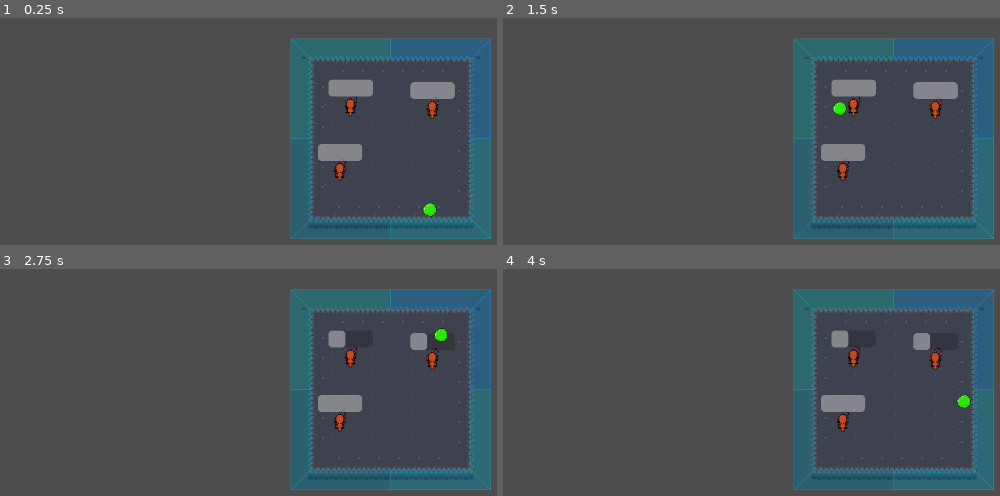
Above: before the commit, frames 1-4 (two rows, left to right).
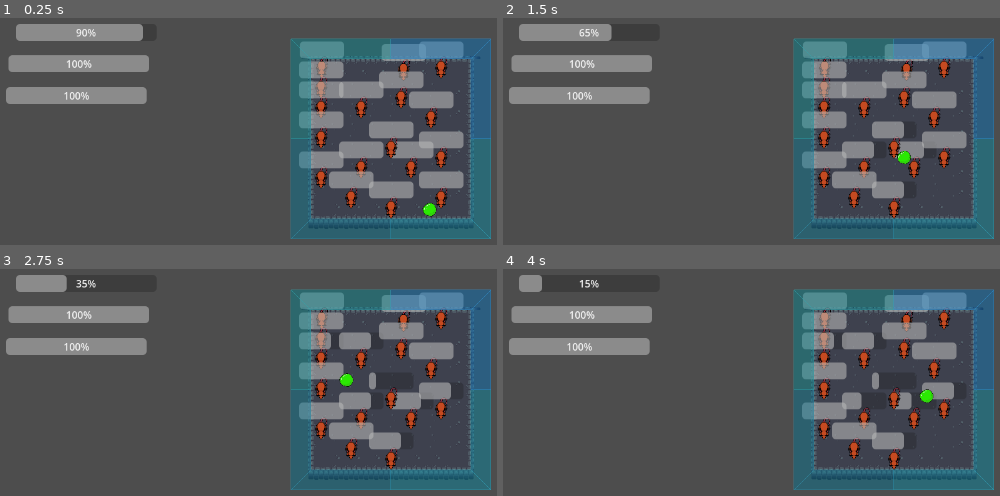
Above: after the commit, the same moments.

Repository: Gibber-codes/slime-dungeon-main
Game: Godot game, scene res://scenes/core/Main.tscn
Same seed, same stepped clock (60 frames per second), same inputs: the game is played once before the commit and once after it.
Inputs:
- Up to frame 1 (0.25 s): no input
- Up to frame 2 (1.5 s): no input
- Up to frame 3 (2.75 s): no input
- Up to frame 4 (4 s): no input

The runs differ from the first frame. In frame 1, 18% of the frame differs, in the area x 1-94%, y 2-89%; in frame 2, 16%; in frame 3, 15%; in frame 4, 15%.

Commit message:
Replace slime_health UI with SlimeUI and update scenes
Added SlimeUI.gd and removed slime_health.gd, updating all relevant scene files to use the new UI script. Also added the Godot Git Plugin v3.1.1 to the addons directory.

Diff:
--- a/scenes/core/Main.tscn
+++ b/scenes/core/Main.tscn
@@ -1,6 +1,7 @@
-[gd_scene load_steps=3 format=3 uid="uid://dq6a0wjko45ta"]
+[gd_scene load_steps=4 format=3 uid="uid://dq6a0wjko45ta"]
 
 [ext_resource type="PackedScene" uid="uid://dxld6p7bttxv8" path="res://scenes/rooms/Room.tscn" id="2_room"]
+[ext_resource type="PackedScene" uid="uid://d2a3b4c5e6f7g" path="res://scenes/ui/UI.tscn" id="3_fun78"]
 [ext_resource type="PackedScene" uid="uid://dfl28fd40ljiv" path="res://scenes/entities/Slime.tscn" id="3_hud"]
 
 [node name="Main" type="Node"]
@@ -10,31 +11,10 @@
 [node name="GameManager" type="Node" parent="."]
 
 [node name="Slime" parent="." instance=ExtResource("3_hud")]
-position = Vector2(0, 64)
+position = Vector2(-3, 85)
 
 [node name="Room" parent="." instance=ExtResource("2_room")]
 
 [node name="Camera2D" type="Camera2D" parent="."]
 
-[node name="UI" type="CanvasLayer" parent="."]
-offset = Vector2(0, -0.06)
-rotation = -0.08726646
-transform = Transform2D(0.9961947, -0.08715574, 0.08715574, 0.9961947, 0, -0.06)
-
-[node name="SlimeHealth" type="ProgressBar" parent="UI"]
-offset_left = 173.0
-offset_top = -146.0
-offset_right = 398.0
-offset_bottom = -119.0
-
-[node name="SpeedBar" type="ProgressBar" parent="UI"]
-offset_left = 173.0
-offset_top = -115.0
-offset_right = 398.0
-offset_bottom = -88.0
-
-[node name="momentiumBar" type="ProgressBar" parent="UI"]
-offset_left = 173.0
-offset_top = -84.0
-offset_right = 398.0
-offset_bottom = -57.0
+[node name="UI" parent="." instance=ExtResource("3_fun78")]
--- a/scenes/entities/Slime.tscn
+++ b/scenes/entities/Slime.tscn
@@ -13,8 +13,6 @@
 floor_stop_on_slope = false
 floor_max_angle = 0.0
 script = ExtResource("1_q3i8h")
-bounciness = 0.1
-momentum_damage_multiplier = 0.08
 max_health = 200.0
 
 [node name="Sprite2D" type="Sprite2D" parent="."]
--- a/scenes/rooms/Room.tscn
+++ b/scenes/rooms/Room.tscn
@@ -70,13 +70,55 @@
 position = Vector2(-96, -96)
 
 [node name="Defender" parent="Defenders" instance=ExtResource("6_3n8xs")]
-position = Vector2(31, 45)
+position = Vector2(-15, -16)
 
 [node name="Defender2" parent="Defenders" instance=ExtResource("6_3n8xs")]
-position = Vector2(162, 49)
+position = Vector2(116, -12)
 
 [node name="Defender3" parent="Defenders" instance=ExtResource("6_3n8xs")]
-position = Vector2(14, 148)
+position = Vector2(-16, 16)
+
+[node name="Defender4" parent="Defenders" instance=ExtResource("6_3n8xs")]
+position = Vector2(-16, 48)
+
+[node name="Defender5" parent="Defenders" instance=ExtResource("6_3n8xs")]
+position = Vector2(48, 144)
+
+[node name="Defender6" parent="Defenders" instance=ExtResource("6_3n8xs")]
+position = Vector2(128, 144)
+
+[node name="Defender7" parent="Defenders" instance=ExtResource("6_3n8xs")]
+position = Vector2(160, 64)
+
+[node name="Defender8" parent="Defenders" instance=ExtResource("6_3n8xs")]
+position = Vector2(48, 48)
+
+[node name="Defender9" parent="Defenders" instance=ExtResource("6_3n8xs")]
+position = Vector2(-16, 160)
+
+[node name="Defender10" parent="Defenders" instance=ExtResource("6_3n8xs")]
+position = Vector2(-16, 96)
+
+[node name="Defender11" parent="Defenders" instance=ExtResource("6_3n8xs")]
+position = Vector2(32, 192)
+
+[node name="Defender12" parent="Defenders" instance=ExtResource("6_3n8xs")]
+position = Vector2(96, 208)
+
+[node name="Defender13" parent="Defenders" instance=ExtResource("6_3n8xs")]
+position = Vector2(96, 112)
+
+[node name="Defender14" parent="Defenders" instance=ExtResource("6_3n8xs")]
+position = Vector2(112, 32)
+
+[node name="Defender15" parent="Defenders" instance=ExtResource("6_3n8xs")]
+position = Vector2(176, -16)
+
+[node name="Defender16" parent="Defenders" instance=ExtResource("6_3n8xs")]
+position = Vector2(176, 128)
+
+[node name="Defender17" parent="Defenders" instance=ExtResource("6_3n8xs")]
+position = Vector2(176, 192)
 
 [node name="Obstacles" type="Node2D" parent="."]
 position = Vector2(-96, -96)
--- a/scenes/ui/UI.tscn
+++ b/scenes/ui/UI.tscn
@@ -1,3 +1,24 @@
-[gd_scene load_steps=0 format=3 uid="uid://d2a3b4c5e6f7g"]
+[gd_scene load_steps=2 format=3 uid="uid://d2a3b4c5e6f7g"]
+
+[ext_resource type="Script" uid="uid://cwby1usfet7g4" path="res://scripts/ui/SlimeUI.gd" id="1_d2gw2"]
 
 [node name="UI" type="CanvasLayer"]
+script = ExtResource("1_d2gw2")
+
+[node name="SlimeHealth" type="ProgressBar" parent="."]
+offset_left = 40.0
+offset_top = 176.0
+offset_right = 265.0
+offset_bottom = 203.0
+
+[node name="SpeedBar" type="ProgressBar" parent="."]
+offset_left = 24.0
+offset_top = 277.0
+offset_right = 249.0
+offset_bottom = 304.0
+
+[node name="momentiumBar" type="ProgressBar" parent="."]
+offset_left = 28.0
+offset_top = 226.0
+offset_right = 253.0
+offset_bottom = 253.0
--- /dev/null
+++ b/scripts/ui/SlimeUI.gd
@@ -0,0 +1,82 @@
+extends CanvasLayer
+
+# UI controller for displaying slime stats in real-time
+# Manages health bar, speed bar, and momentum bar updates
+
+## Constants
+const SPEED_MAX: float = 300.0  # Maximum speed value for the speed bar
+
+## Private Variables
+var _slime: CharacterBody2D = null
+var _max_momentum_damage: float = 24.0  # Will be calculated based on slime's stats
+
+## OnReady Variables
+@onready var health_bar: ProgressBar = $SlimeHealth
+@onready var speed_bar: ProgressBar = $SpeedBar
+@onready var momentum_bar: ProgressBar = $momentiumBar
+
+func _ready() -> void:
+	# Find the slime in the scene tree
+	_slime = get_tree().get_first_node_in_group("slime")
+
+	if not _slime:
+		push_error("SlimeUI: Could not find slime in scene tree!")
+		return
+
+	# Connect to slime's health_changed signal
+	if _slime.has_signal("health_changed"):
+		_slime.health_changed.connect(_on_slime_health_changed)
+	else:
+		push_warning("SlimeUI: Slime does not have health_changed signal")
+
+	# Initialize progress bars with appropriate max values
+	_initialize_progress_bars()
+
+func _process(_delta: float) -> void:
+	if not _slime:
+		return
+
+	# Update speed bar with current velocity magnitude
+	_update_speed_bar()
+
+	# Update momentum bar with momentum damage value
+	_update_momentum_bar()
+
+func _initialize_progress_bars() -> void:
+	"""Set up max values and initial states for all progress bars"""
+	if not _slime:
+		return
+
+	# Health bar: Use slime's max_health
+	health_bar.max_value = _slime.max_health
+	health_bar.value = _slime.current_health
+	health_bar.min_value = 0.0
+
+	# Speed bar: Use SPEED constant (300.0)
+	speed_bar.max_value = SPEED_MAX
+	speed_bar.min_value = 0.0
+	speed_bar.value = 0.0
+
+	# Momentum bar: Calculate max momentum damage
+	# Max momentum damage = momentum_damage_multiplier * max_speed
+	_max_momentum_damage = _slime.momentum_damage_multiplier * SPEED_MAX
+
+	momentum_bar.max_value = _max_momentum_damage
+	momentum_bar.min_value = 0.0
+	momentum_bar.value = 0.0
+
+func _update_speed_bar() -> void:
+	"""Update speed bar to show current velocity magnitude"""
+	var current_speed: float = _slime.velocity.length()
+	speed_bar.value = current_speed
+
+func _update_momentum_bar() -> void:
+	"""Update momentum bar to show current momentum-based damage potential"""
+	var current_speed: float = _slime.velocity.length()
+	var momentum_damage: float = _slime.momentum_damage_multiplier * current_speed
+	momentum_bar.value = momentum_damage
+
+func _on_slime_health_changed(current: float, max_health: float) -> void:
+	"""Update health bar when slime's health changes"""
+	health_bar.max_value = max_health
+	health_bar.value = current
--- a/scripts/ui/slime_health.gd
+++ /dev/null
@@ -1,51 +0,0 @@
-extends CanvasLayer
-
-## UI Bar References
-@onready var health_bar: ProgressBar = $VBoxContainer/HealthContainer/SlimeHealth
-@onready var speed_bar: ProgressBar = $VBoxContainer/SpeedContainer/SpeedBar
-@onready var momentum_bar: ProgressBar = $VBoxContainer/MomentumContainer/MomentumBar
-
-## UI Label References (for numeric values)
-@onready var health_value: Label = $VBoxContainer/HealthContainer/HealthValue
-@onready var speed_value: Label = $VBoxContainer/SpeedContainer/SpeedValue
-@onready var momentum_value: Label = $VBoxContainer/MomentumContainer/MomentumValue
-
-## Slime reference
-var slime: CharacterBody2D = null
-
-func _ready() -> void:
-	# Get reference to the Slime
-	slime = get_tree().get_first_node_in_group("slime")
-
-	if slime:
-		# Connect to health changes
-		slime.health_changed.connect(_on_slime_health_changed)
-
-		# Initialize speed bar (max speed is constant)
-		speed_bar.max_value = slime.SPEED
-		speed_bar.value = 0
-
-		# Initialize momentum bar (shows bonus damage from speed)
-		# Max momentum damage = SPEED * momentum_damage_multiplier
-		momentum_bar.max_value = slime.SPEED * slime.momentum_damage_multiplier
-		momentum_bar.value = 0
-
-func _process(_delta: float) -> void:
-	# Update speed and momentum bars every frame
-	if slime:
-		# Speed bar shows current velocity magnitude
-		var current_speed: float = slime.velocity.length()
-		speed_bar.value = current_speed
-		speed_value.text = "%d/%d" % [current_speed, slime.SPEED]
-
-		# Momentum bar shows the bonus damage from current speed
-		var momentum_damage: float = current_speed * slime.momentum_damage_multiplier
-		momentum_bar.value = momentum_damage
-		var max_momentum: float = slime.SPEED * slime.momentum_damage_multiplier
-		momentum_value.text = "%.1f/%.1f" % [momentum_damage, max_momentum]
-
-func _on_slime_health_changed(current: float, max_health: float) -> void:
-	"""Update health bar when Slime takes damage or heals"""
-	health_bar.max_value = max_health
-	health_bar.value = current
-	health_value.text = "%.0f/%.0f" % [current, max_health]
Not shown, added: addons/godot-git-plugin-v3.1.1/addons/godot-git-plugin/plugin.cfg
Not shown, added: scripts/ui/SlimeUI.gd.uid
Not shown, removed: scripts/ui/slime_health.gd.uid
Not shown, added: addons/godot-git-plugin-v3.1.1/addons/godot-git-plugin/LICENSE
Not shown, added: addons/godot-git-plugin-v3.1.1/addons/godot-git-plugin/THIRDPARTY.md
Not shown, added: addons/godot-git-plugin-v3.1.1/addons/godot-git-plugin/git_plugin.gdextension
Not shown, added: addons/godot-git-plugin-v3.1.1/addons/godot-git-plugin/linux/libgit_plugin.linux.editor.x86_64.so
Not shown, added: addons/godot-git-plugin-v3.1.1/addons/godot-git-plugin/macos/libgit_plugin.macos.editor.universal.dylib
Not shown, added: addons/godot-git-plugin-v3.1.1/addons/godot-git-plugin/win64/libgit_plugin.windows.editor.x86_64.dll
Not shown, added: addons/godot-git-plugin-v3.1.1/addons/godot-git-plugin/win64/libgit_plugin.windows.editor.x86_64.exp
Not shown, added: addons/godot-git-plugin-v3.1.1/addons/godot-git-plugin/win64/libgit_plugin.windows.editor.x86_64.lib
